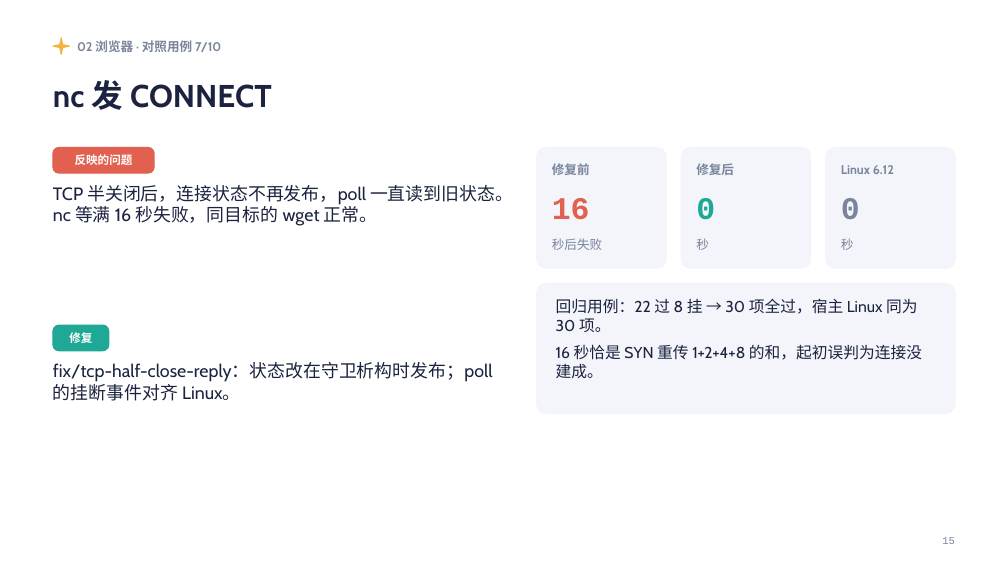
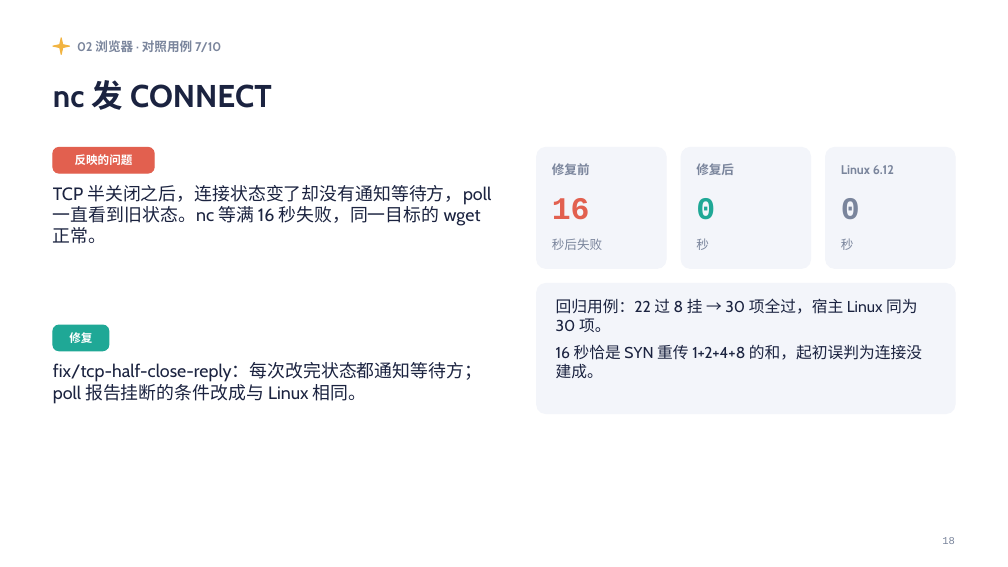
Before and after one commit to Lfan-ke/tgoskits, a slide deck: slide 18 of 实习总结.pptx (slide 15 before the commit). Drawn at 1008x567 pixels with LibreOffice and Linux fonts; fonts in the diff are those of the drawing. Boxes give left, top, right and bottom in pixels: in the first picture for what was removed or moved away, otherwise in the second. Text is boxed around its words. In the diff, an @@ line names an element or a change of style, - is before the commit and + after.

```diff
--- a/实习总结.pptx
+++ b/实习总结.pptx
@@ text at (x1=53, y1=185, x2=491, y2=244): text changed @@
-TCP 半关闭后，连接状态不再发布，poll 一直读到旧状态。nc 等满 16 秒失败，同目标的 wget 正常。
+TCP 半关闭之后，连接状态变了却没有通知等待方，poll 一直看到旧状态。nc 等满 16 秒失败，同一目标的 wget 正常。
@@ text at (x1=53, y1=362, x2=482, y2=404): text changed @@
-fix/tcp-half-close-reply：状态改在守卫析构时发布；poll 的挂断事件对齐 Linux。
+fix/tcp-half-close-reply：每次改完状态都通知等待方；poll 报告挂断的条件改成与 Linux 相同。
```
Also in this commit, not shown: 24 other slides changed, 9 slides added.
